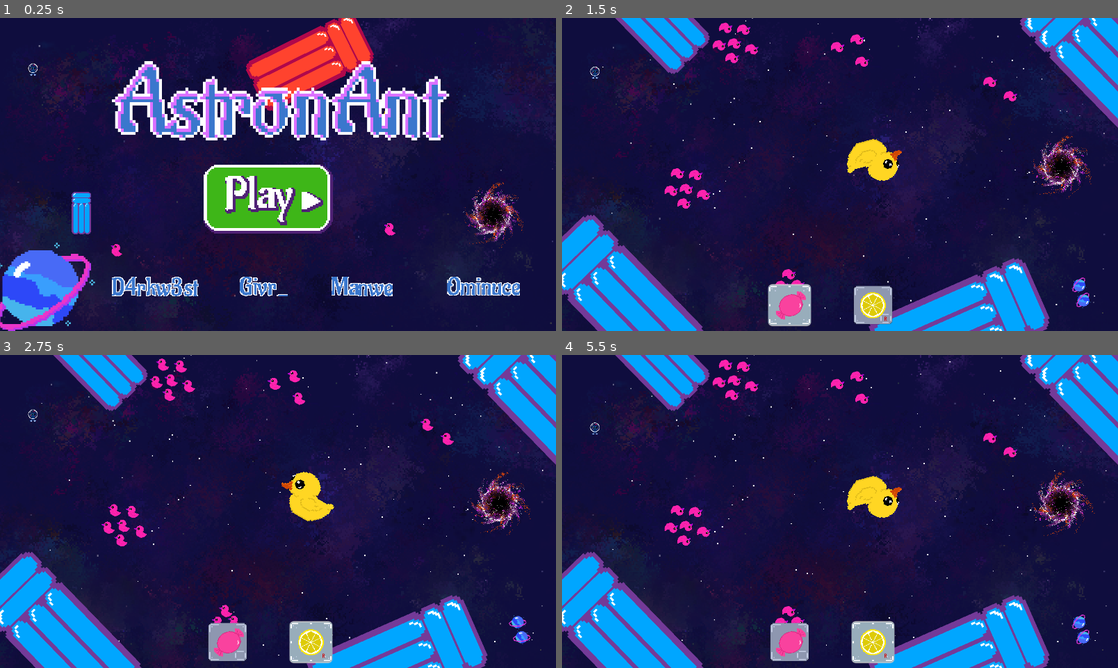
Above: before the commit, frames 1-4 (two rows, left to right).
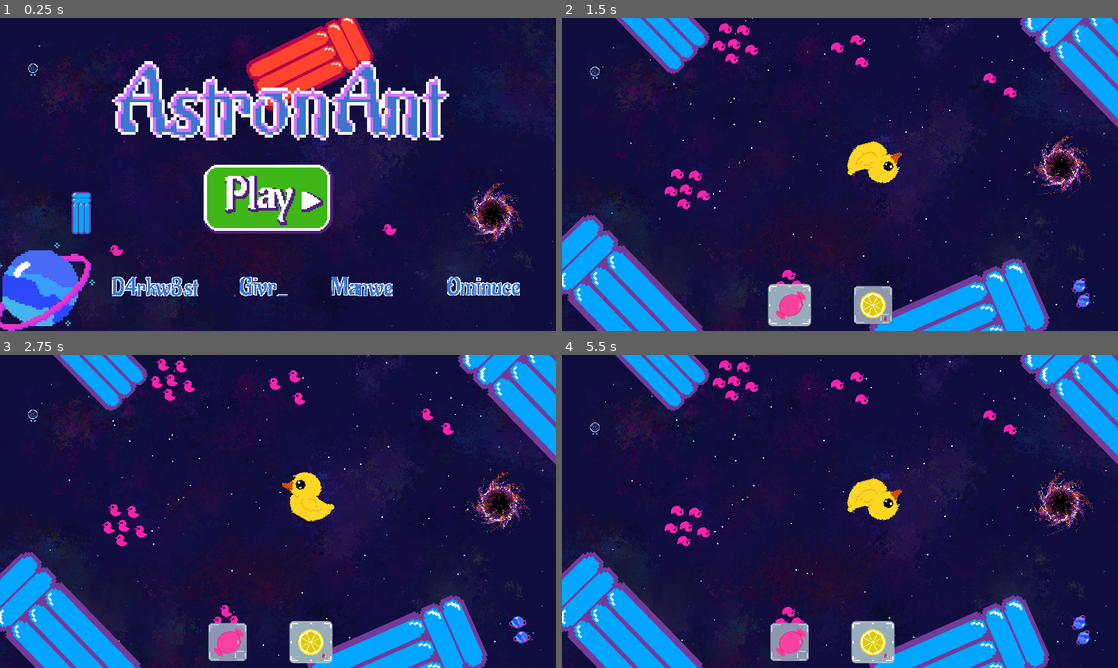
Above: after the commit, the same moments.

Repository: daalvehn/FourmiDab
Game: Godot game, scene res://Scene/level_0_Start.tscn
Same seed, same stepped clock (60 frames per second), same inputs: the game is played once before the commit and once after it.
Inputs (mouse positions are in pixels of both pictures, inside the frame that each line leads up to):
- Up to frame 1 (0.25 s): no input
- Up to frame 2 (1.5 s): click (828, 199) at 0.5 s; click "E" at 1.25 s
- Up to frame 3 (2.75 s): click "R" at 2 s
- Up to frame 4 (5.5 s): click "E" at 2.75 s; click "R" at 3.5 s; click "E" at 4.25 s; click "R" at 5 s

The runs differ from the first frame. In frame 1, less than 0.1% of the frame differs, in the area x 19-72%, y 28-77%; in frame 2, 0.9%; in frame 3, 0.5%; in frame 4, 1.0%, in the area x 18-96%, y 1-93%.

Commit message:
Make canard's rotation in the parent node script, and detach script from Sprite2D

Diff:
--- a/Asset/Props/Canard.tscn
+++ b/Asset/Props/Canard.tscn
@@ -1,8 +1,7 @@
-[gd_scene load_steps=6 format=3 uid="uid://becjw3f3b5hwp"]
+[gd_scene load_steps=5 format=3 uid="uid://becjw3f3b5hwp"]
 
 [ext_resource type="Script" path="res://Script/PathDebris.gd" id="1_ifg5t"]
 [ext_resource type="Texture2D" uid="uid://d36hlf01t3xgo" path="res://Texture/RubberDuck_Pink.png" id="2_mrtsw"]
-[ext_resource type="Script" path="res://Script/rotateSprite.gd" id="3_u50dx"]
 
 [sub_resource type="CircleShape2D" id="CircleShape2D_onndp"]
 radius = 1.0
@@ -25,9 +24,6 @@
 [node name="Sprite2D" type="Sprite2D" parent="."]
 position = Vector2(0, -1)
 texture = ExtResource("2_mrtsw")
-script = ExtResource("3_u50dx")
-period = 1
-metadata/_edit_pinned_properties_ = [&"period"]
 
 [node name="Area2D" type="Area2D" parent="."]
 
--- a/Script/PathDebris.gd
+++ b/Script/PathDebris.gd
@@ -1,4 +1,5 @@
 extends Node2D
+@export	var rotation_period = 1
 @export var periodInSecond : float = 1
 @export var texture: Texture
 
@@ -7,6 +8,8 @@
 		$Sprite2D.texture = texture
 
 func _process(delta):
+	var degrees_per_second = 360.0
+	rotate((delta / 2) * deg_to_rad(degrees_per_second)/ rotation_period)
 	if self.get_child(0).get_parent() is PathFollow2D:
 		self.progress += delta * 60 * 10 / periodInSecond
 
